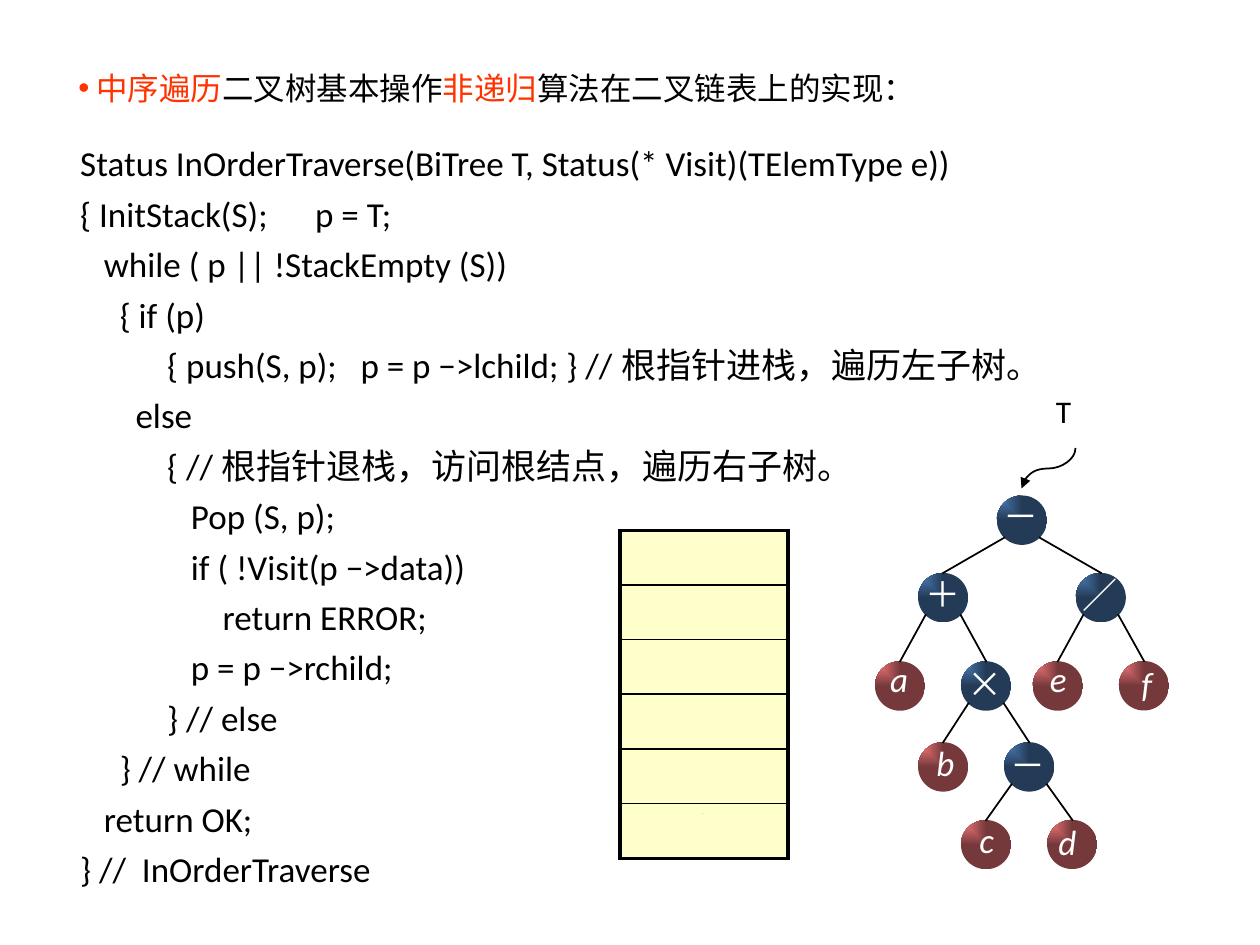
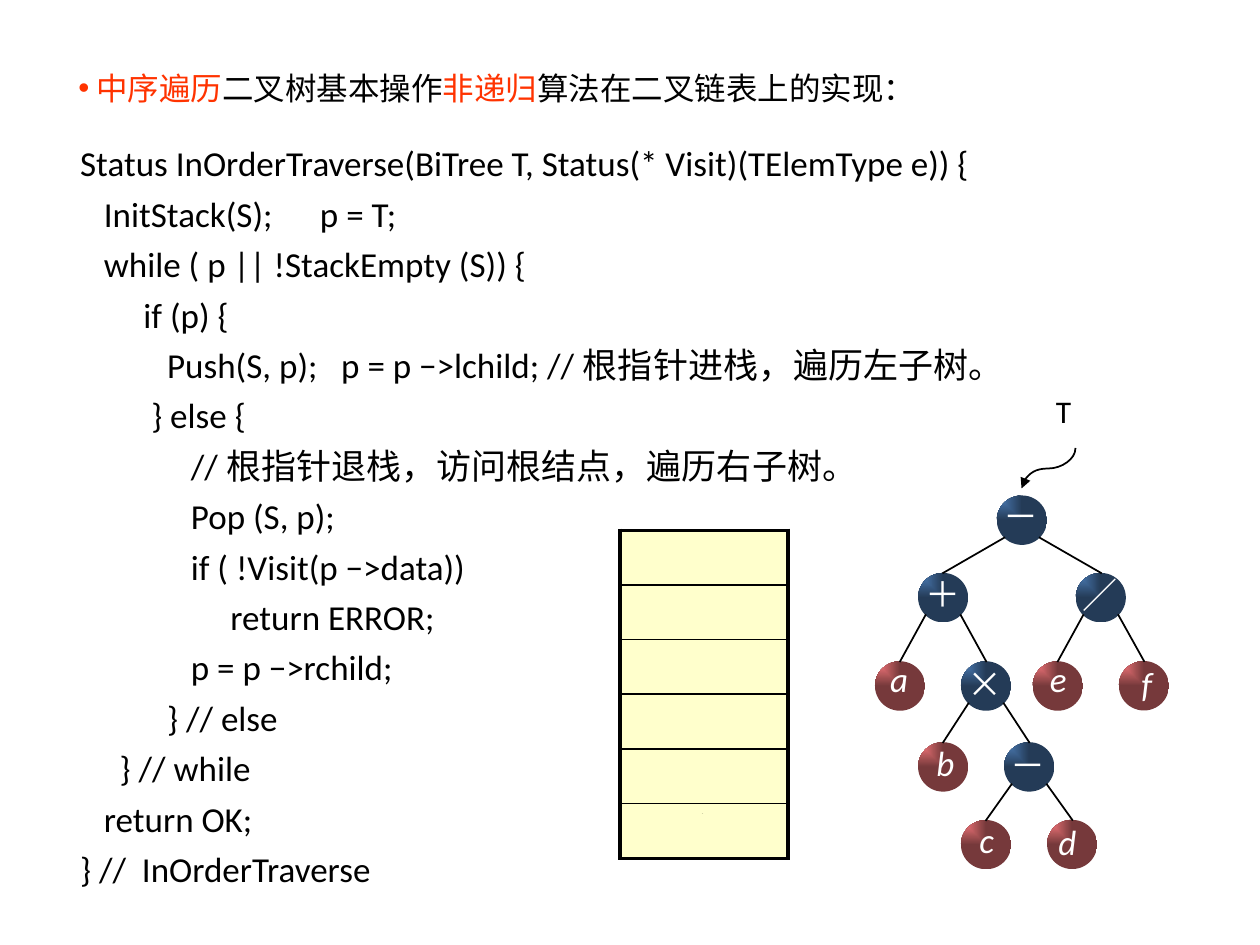
Before and after one commit to Gempittance/Data_Structur_Build, a slide deck: slide 96 of 数据结构PPT/ds6.pptx. Drawn at 1260x945 pixels with LibreOffice and Linux fonts; fonts in the diff are those of the drawing. Boxes give left, top, right and bottom in pixels: in the first picture for what was removed or moved away, otherwise in the second. Text is boxed around its words. In the diff, an @@ line names an element or a change of style, - is before the commit and + after.

```diff
--- a/数据结构PPT/ds6.pptx
+++ b/数据结构PPT/ds6.pptx
@@ text at [80,150,1004,483]: text changed @@
-Status InOrderTraverse(BiTree T, Status(* Visit)(TElemType e))
-{ InitStack(S); p = T;
-while ( p || !StackEmpty (S))
-{ if (p)
-{ push(S, p); p = p −>lchild; } // 根指针进栈，遍历左子树。
-else
-{ // 根指针退栈，访问根结点，遍历右子树。
+Status InOrderTraverse(BiTree T, Status(* Visit)(TElemType e)) {
+InitStack(S); p = T;
+while ( p || !StackEmpty (S)) {
+if (p) {
+Push(S, p); p = p −>lchild; // 根指针进栈，遍历左子树。
+} else {
+// 根指针退栈，访问根结点，遍历右子树。
```
Also in this commit, not shown: 55 other slides changed.
